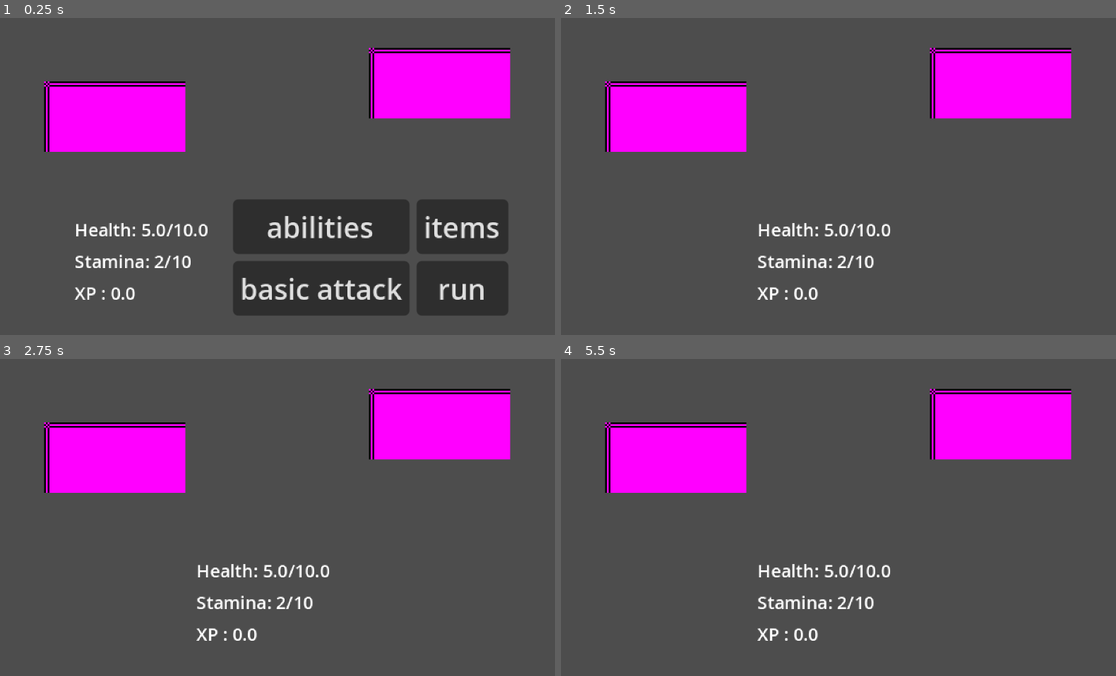
Above: before the commit, frames 1-4 (two rows, left to right).
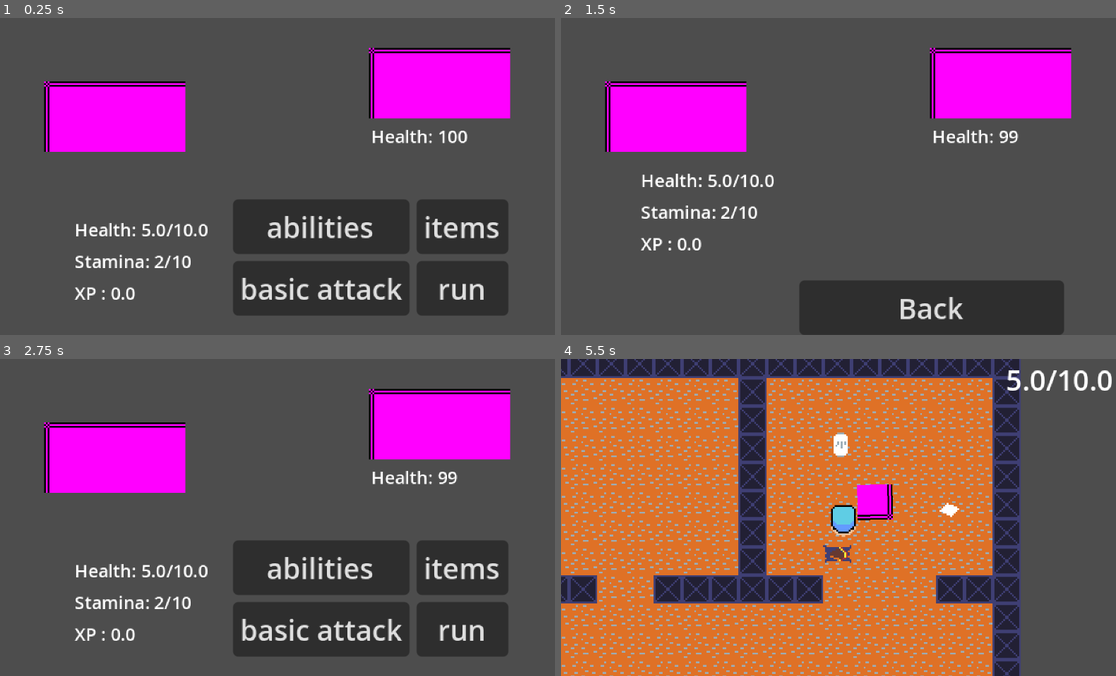
Above: after the commit, the same moments.

Repository: Robothan36/VLG-rpg
Game: Godot game, scene res://scene/fighting.tscn
Same seed, same stepped clock (60 frames per second), same inputs: the game is played once before the commit and once after it. This scene is started directly instead of the project's main scene.
Inputs (mouse positions are in pixels of both pictures, inside the frame that each line leads up to):
- Up to frame 1 (0.25 s): no input
- Up to frame 2 (1.5 s): click "basic attack" at 0.5 s; click "items" at 1.25 s
- Up to frame 3 (2.75 s): click (371, 647) at 2 s, where only the run after the commit has a clickable "Back"
- Up to frame 4 (5.5 s): click (1021, 628) at 2.75 s, where only the run after the commit has a clickable "run"; tap Enter at 3.5 s; hold A (A) 3.53-4.28 s; tap D (D) at 3.8, 4.35 s; tap S (S) at 4.55 s; hold S (S) from 5.03 s (still down); tap W (w) at 5.3 s

The runs differ from the first frame. In frame 1, 0.3% of the frame differs, in the area x 67-85%, y 35-40%; in frame 2, 10%; in frame 3, 18%; in frame 4, 85%, in the area x 0-100%, y 0-100%.
Error after the commit: Invalid access to property or key 'name' on a base object of type 'Array'. (res://code/game_scripts/attack.gd:34)

Commit message:
enemy attackpool was added as a ressource

Diff:
--- /dev/null
+++ b/code/attack_script and ressources/attack_data.gd
@@ -0,0 +1,18 @@
+extends Resource
+class_name attackData
+
+enum subject_pool{
+Naturwissenschaft,
+Sprache,
+Geselschaftswissenschaft,
+Kunst,
+interdisziplinär
+ }
+
+@export var related_subject:subject_pool
+
+@export var name_of_attack : String
+@export var damage : int
+
+@export var self_heal := 0
+@export var causes_status_effect := false
--- /dev/null
+++ b/code/attack_script and ressources/resources/berechne_pi.tres
@@ -0,0 +1,9 @@
+[gd_resource type="Resource" script_class="attackData" load_steps=2 format=3 uid="uid://bmlyp4wvscsyc"]
+
+[ext_resource type="Script" uid="uid://bujlrqrhe6kf" path="res://code/attack_script and ressources/attack_data.gd" id="1_eutnm"]
+
+[resource]
+script = ExtResource("1_eutnm")
+name_of_attack = "berechne pi"
+damage = 2
+metadata/_custom_type_script = "uid://bujlrqrhe6kf"
--- /dev/null
+++ b/code/enemy ressources and sripts/enemy_data_.gd
@@ -0,0 +1,28 @@
+extends Resource
+class_name enemy_data
+
+enum subject_pool{
+Naturwissenschaft,
+Sprache,
+Geselschaftswissenschaft,
+Kunst,
+interdisziplinär
+ }
+
+enum difficulties {
+	easy,
+	standard,
+	diffuclt,
+	boss}
+
+@export var id: String
+@export var name: String
+@export var description: String
+@export var texture: Texture2D
+@export var subject: subject_pool
+@export var health: int
+@export var strenght : int
+@export var function: String
+
+# template for item ressource
+# new varialbe that may be added may be changed for the others ressources
--- /dev/null
+++ b/code/enemy ressources and sripts/enemy_ressources/math_teacher.tres
@@ -0,0 +1,12 @@
+[gd_resource type="Resource" script_class="enemy_data" load_steps=2 format=3 uid="uid://bijoxagl2l8hp"]
+
+[ext_resource type="Script" uid="uid://cpfdbc74b5c3n" path="res://code/enemy ressources and sripts/enemy_data_.gd" id="1_c1vmo"]
+
+[resource]
+script = ExtResource("1_c1vmo")
+id = "0"
+name = "Math teacher"
+description = "ein energetischer Matherlehrer"
+health = 100
+strenght = 20
+metadata/_custom_type_script = "uid://cpfdbc74b5c3n"
--- /dev/null
+++ b/code/game_scripts/attack.gd
@@ -0,0 +1,34 @@
+extends Node
+
+var path = "res://code/attack_script and ressources/resources/"
+
+var attack_pool = []
+var subject
+
+func _ready() -> void:
+	var dir := DirAccess.open(path)
+
+	if dir:
+		dir.list_dir_begin()
+		var file_name = dir.get_next()
+
+		while file_name != "":
+			if not dir.current_is_dir():
+				# nur Dateien, keine Unterordner
+
+				# Pfad erstellen
+				var full_path = path + file_name
+				var res = load(full_path)
+
+
+				if res.related_subject == subject:
+					attack_pool.append(res)
+
+				file_name = dir.get_next()
+
+		dir.list_dir_end()
+
+		# über jedes Element im Ordner iterieren und alle ressources mit selebn Fach in attack.pool hinzufügen
+
+
+		print("attack pool is: ", attack_pool.name)
--- a/code/game_scripts/enemy.gd
+++ b/code/game_scripts/enemy.gd
@@ -1,5 +1,8 @@
 extends CharacterBody2D
 class_name enemy
+
+@export var enemyData: enemy_data
+
 
 @onready var ray_cast_2d: RayCast2D = $RayCast2D
 var detected_player = false
@@ -21,7 +24,11 @@
 			velocity = Vector2.ZERO
 
 			# now the enemy has collided with the player and the fight has to start
+
+			Global.enemy_ressource_paket = enemyData
+
 			get_tree().change_scene_to_file("res://scene/fighting.tscn")
+
 
 
 			self.queue_free()
--- a/code/game_scripts/fighting.gd
+++ b/code/game_scripts/fighting.gd
@@ -1,9 +1,14 @@
 extends Node
+
+#enemy stats
+@onready var enemy_health_label: Label = $visuals/enemy/enemy_health_label
 
 #stats
 @onready var health: Label = $Control/HBoxContainer/stats/VBoxContainer/health
 @onready var stamina: Label = $Control/HBoxContainer/stats/VBoxContainer/stamina
 @onready var xp: Label = $Control/HBoxContainer/stats/VBoxContainer/xp
+
+
 
 
 #menu
@@ -16,16 +21,29 @@
 
 #items
 @onready var items_menu: MarginContainer = $Control/HBoxContainer/items_menu
-@onready var item_v_container: VBoxContainer = $Control/HBoxContainer/items_menu/item_v_container
+@onready var item_v_container: VBoxContainer = $Control/HBoxContainer/items_menu/VBoxContainer/ScrollContainer/item_v_container
 
 
+var enemy_ressource
+
+func _ready() -> void:
+
+	items_menu.visible = false
+
+	if Global.enemy_ressource_paket:
+
+		enemy_ressource = Global.enemy_ressource_paket.duplicate()
+	else:
+		enemy_ressource = load("res://code/enemy ressources and sripts/enemy_ressources/math_teacher.tres")
 
 func _process(delta: float) -> void:
 	health.text = "Health: " + str(Global.health) + "/" + str(Global.max_health)
 	stamina.text = "Stamina: " + str(Global.stamina) + "/" + str(Global.max_stamina)
 	xp.text = "XP : " + str(Global.xp)
 
-	# the player stats are updated every frame
+	enemy_health_label.text = "Health: " + str(enemy_ressource.health)
+
+	# the player and enemy stats are updated every frame
 	# -> not needed, more efficent would be an update afer every action but it is easier this way
 
 func _on_items_pressed() -> void:
@@ -39,6 +57,7 @@
 		slot.connect("item_was_used",Callable(self,"item_used"))
 
 		slot.item_name = i.name
+		slot.item_var = i
 
 		slot.item_function = i.function
 		item_v_container.add_child(slot)
@@ -46,7 +65,7 @@
 		# retrieves every item from the global array inventory and instances an button-scene with its name
 		# button press is connected to item_used()
 
-func item_used(name,function):
+func item_used(name_item,function,item_res):
 
 
 	if GlobalItemsFunc.has_method(function):
@@ -58,3 +77,28 @@
 
 	else:
 		print("the method: ", function, " was not found in global_items_func")
+
+	Global.inventory.erase(item_res)
+
+func _on_run_pressed() -> void:
+	get_tree().change_scene_to_file("res://scene/main.tscn")
+
+
+func _on_basic_attack_pressed() -> void:
+	enemy_ressource.health -= Global.allgemeinwissen
+	enemy_turn()
+
+
+func enemy_turn():
+
+	var instance = preload("res://scene/attack.tscn")
+	var attack_scene = instance.instantiate()
+	attack_scene.subject = enemy_ressource.subject
+	add_child(attack_scene)
+
+func _on_back_item_menu_pressed() -> void:
+	for child in item_v_container.get_children():
+		child.queue_free()
+
+	items_menu.visible = false
+	menu.visible = true
--- a/code/game_scripts/item_slot_in_menu.gd
+++ b/code/game_scripts/item_slot_in_menu.gd
@@ -4,12 +4,12 @@
 
 var item_name : String
 var item_function : String
-
+var item_var : Resource
 #just a button that emitts an signal with his own name and function when beeing pressed
 
 func _ready() -> void:
 	self.text = item_name
 
 func _on_pressed() -> void:
-	emit_signal("item_was_used",item_name,item_function)
+	emit_signal("item_was_used",item_name,item_function,item_var)
 	self.queue_free()
--- a/code/global_scripts/global.gd
+++ b/code/global_scripts/global.gd
@@ -8,11 +8,17 @@
 var stamina : int
 var max_stamina: int
 
+var allgemeinwissen : float
+
+var enemy_ressource_paket : Resource
+
+
 func _ready() -> void:
 	reset_game()
 
 
 func reset_game():
+	allgemeinwissen = 1
 	health = 5
 	max_health = 10.0
 	xp = 0
--- /dev/null
+++ b/scene/attack.tscn
@@ -0,0 +1,6 @@
+[gd_scene load_steps=2 format=3 uid="uid://dr80o1vwngeff"]
+
+[ext_resource type="Script" uid="uid://b6udwsxs8chgh" path="res://code/game_scripts/attack.gd" id="1_4620e"]
+
+[node name="attack" type="Node"]
+script = ExtResource("1_4620e")
--- a/scene/fighting.tscn
+++ b/scene/fighting.tscn
@@ -20,6 +20,14 @@
 [node name="enemy" type="Sprite2D" parent="visuals"]
 position = Vector2(249, 37)
 texture = SubResource("PlaceholderTexture2D_ordpl")
+
+[node name="enemy_health_label" type="Label" parent="visuals/enemy"]
+offset_left = -39.0
+offset_top = 23.0
+offset_right = 1.0
+offset_bottom = 46.0
+theme_override_font_sizes/font_size = 10
+text = "erer"
 
 [node name="Control" type="Control" parent="."]
 layout_mode = 3
@@ -101,10 +109,23 @@
 text = "run"
 
 [node name="items_menu" type="MarginContainer" parent="Control/HBoxContainer"]
-visible = false
 layout_mode = 2
 
-[node name="item_v_container" type="VBoxContainer" parent="Control/HBoxContainer/items_menu"]
+[node name="VBoxContainer" type="VBoxContainer" parent="Control/HBoxContainer/items_menu"]
 layout_mode = 2
 
+[node name="ScrollContainer" type="ScrollContainer" parent="Control/HBoxContainer/items_menu/VBoxContainer"]
+custom_minimum_size = Vector2(150, 70)
+layout_mode = 2
+
+[node name="item_v_container" type="VBoxContainer" parent="Control/HBoxContainer/items_menu/VBoxContainer/ScrollContainer"]
+layout_mode = 2
+
+[node name="back_item_menu" type="Button" parent="Control/HBoxContainer/items_menu/VBoxContainer"]
+layout_mode = 2
+text = "Back"
+
+[connection signal="pressed" from="Control/HBoxContainer/menu/HBoxContainer/VBoxContainer/basic attack" to="." method="_on_basic_attack_pressed"]
 [connection signal="pressed" from="Control/HBoxContainer/menu/HBoxContainer/VBoxContainer2/items" to="." method="_on_items_pressed"]
+[connection signal="pressed" from="Control/HBoxContainer/menu/HBoxContainer/VBoxContainer2/run" to="." method="_on_run_pressed"]
+[connection signal="pressed" from="Control/HBoxContainer/items_menu/VBoxContainer/back_item_menu" to="." method="_on_back_item_menu_pressed"]
--- a/scene/main.tscn
+++ b/scene/main.tscn
@@ -6,6 +6,7 @@
 [ext_resource type="TileSet" uid="uid://dqqm0qtkv7uxs" path="res://other/sprite_sheet.tres" id="3_0ha60"]
 [ext_resource type="PackedScene" uid="uid://c44riupt3vxmv" path="res://scene/enemy.tscn" id="4_brvut"]
 [ext_resource type="PackedScene" uid="uid://bug14mc6ienlr" path="res://scene/item.tscn" id="5_0ha60"]
+[ext_resource type="Resource" uid="uid://bijoxagl2l8hp" path="res://code/enemy ressources and sripts/enemy_ressources/math_teacher.tres" id="6_b5f6u"]
 [ext_resource type="Resource" uid="uid://bc8msvoxt3yto" path="res://code/items_scripts and ressources/ressource/dextro_energy.tres" id="7_p1hux"]
 [ext_resource type="Resource" uid="uid://c3gnvw4qxebbf" path="res://code/items_scripts and ressources/ressource/space_kecks.tres" id="8_of57s"]
 
@@ -27,6 +28,7 @@
 [node name="enemy" parent="." instance=ExtResource("4_brvut")]
 position = Vector2(58.000004, -243)
 rotation = -3.153384
+enemyData = ExtResource("6_b5f6u")
 
 [node name="item_container" type="Node2D" parent="."]
 position = Vector2(55, 158)
Not shown, added: code/attack_script and ressources/attack_data.gd.uid
Not shown, added: code/enemy ressources and sripts/enemy_data_.gd.uid
Not shown, added: code/game_scripts/attack.gd.uid
Not shown: 1 places in scene/main.tscn that only renumber resources
